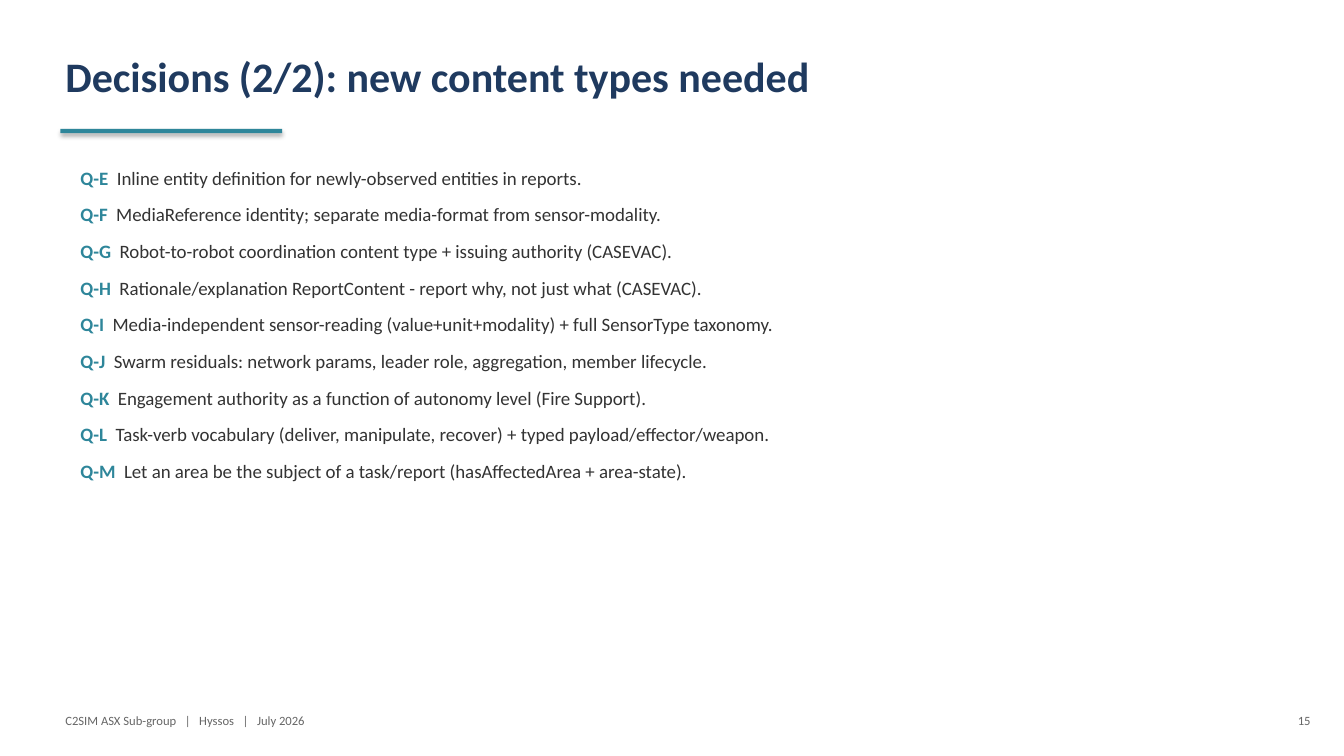
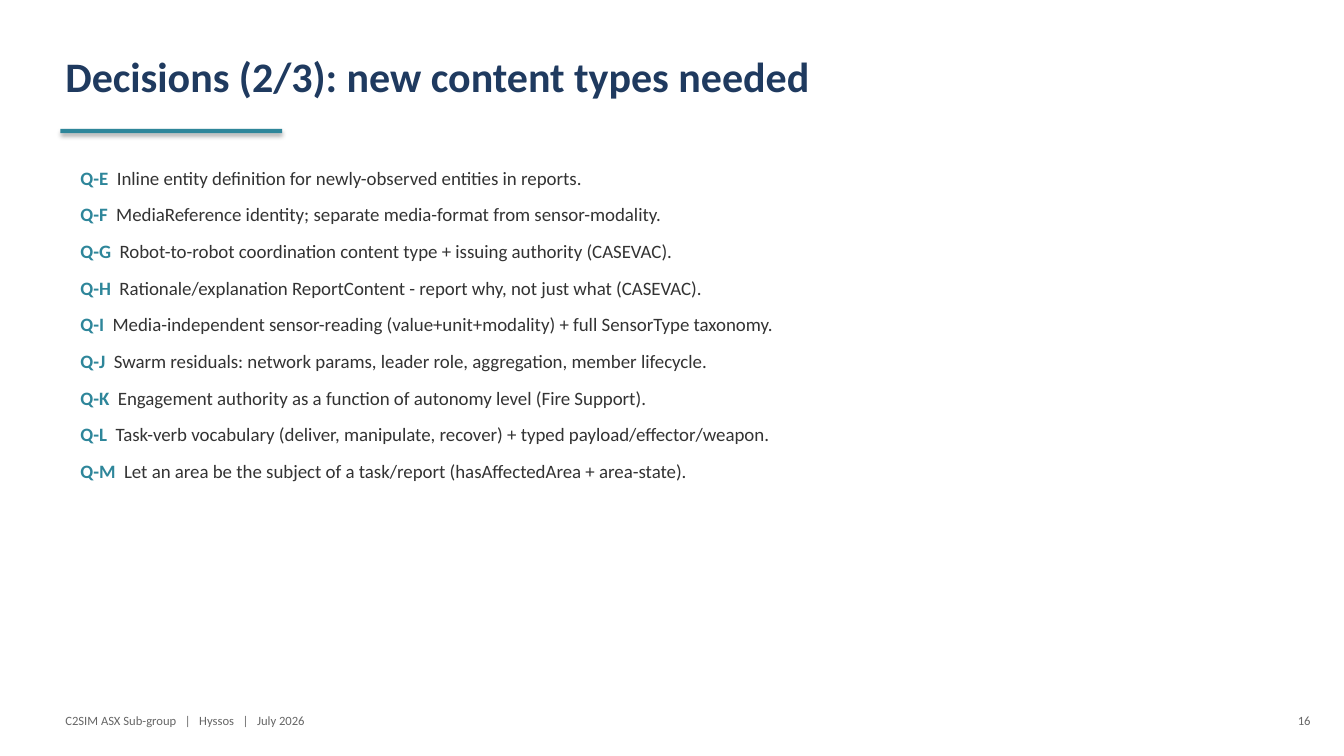
Before and after one commit to hyssostech/C2SIMArtifacts, a slide deck: slide 16 of Subgroups/ASX/InstantiationReview/ASX-Instantiation-Findings.pptx (slide 15 before the commit). Drawn at 1344x756 pixels with LibreOffice and Linux fonts; fonts in the diff are those of the drawing. Boxes give left, top, right and bottom in pixels: in the first picture for what was removed or moved away, otherwise in the second. Text is boxed around its words. In the diff, an @@ line names an element or a change of style, - is before the commit and + after.

```diff
--- a/Subgroups/ASX/InstantiationReview/ASX-Instantiation-Findings.pptx
+++ b/Subgroups/ASX/InstantiationReview/ASX-Instantiation-Findings.pptx
@@ text at (65, 61, 809, 99): text changed @@
-Decisions (2/2): new content types needed
+Decisions (2/3): new content types needed
@@ text at (1298, 716, 1311, 725): text changed @@
-15
+16
```
Also in this commit, not shown: 4 other slides changed, 2 slides added, 7 other files.
